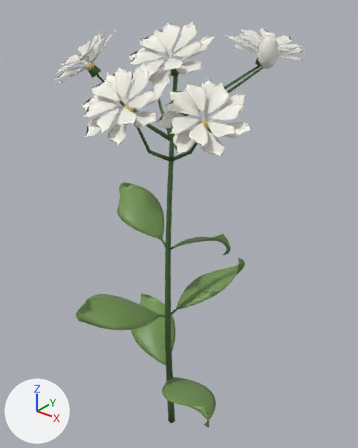
Before and after pictures for a commit that changed the glTF model www/models/flowers/jasmine-epic-v2.glb.
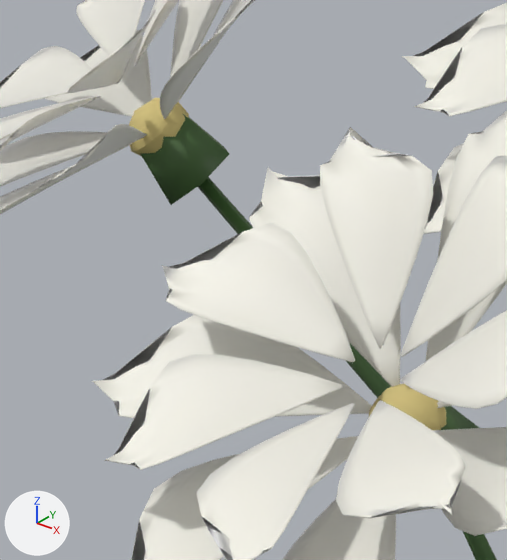
The first picture shows the older version from a 50 mm lens placed at (1.028, -1.233, 1.744), pointed at (-0.012, 0.067, 0.938). The close-ups show the older and then the newer version on the part from 19% to 40% of the width and 11% to 29% of the height of that picture. Only the edits that show in the close-ups are written down. The axes (+X, +Y, +Z) are drawn at lower left. The lights are the same throughout. Vertices at exactly the same position are counted once.

The scene before the commit, as lines of its bpy script (objects in view):
```python
me_jasmine_epic_v2_center = bpy.data.meshes.new('jasmine-epic-v2-center')
me_jasmine_epic_v2_center.from_pydata(...)  # 315 vertices, 540 faces; spans x -0.259..0.252, y -0.274..0.268, z 1.378..1.547
me_jasmine_epic_v2_center.materials.append(mat_jasmine_center_003)
me_jasmine_epic_v2_petal = bpy.data.meshes.new('jasmine-epic-v2-petal')
me_jasmine_epic_v2_petal.from_pydata(...)  # 9128 vertices, 17968 faces; spans x -0.375..0.374, y -0.378..0.385, z 1.338..1.642
me_jasmine_epic_v2_petal.materials.append(mat_jasmine_petal_003)
me_jasmine_epic_v2_stem = bpy.data.meshes.new('jasmine-epic-v2-stem')
me_jasmine_epic_v2_stem.from_pydata(...)  # 590 vertices, 968 faces; spans x -0.26..0.33, y -0.27..0.27, z 0.0..1.55
me_jasmine_epic_v2_stem.materials.append(mat_jasmine_stem_003)
ob_jasmine_epic_v2_center = bpy.data.objects.new('jasmine-epic-v2-center', me_jasmine_epic_v2_center)
ob_jasmine_epic_v2_center.location = (0.0, 0.0, 0.0)
ob_jasmine_epic_v2_petal = bpy.data.objects.new('jasmine-epic-v2-petal', me_jasmine_epic_v2_petal)
ob_jasmine_epic_v2_petal.location = (0.0, 0.0, 0.0)
ob_jasmine_epic_v2_stem = bpy.data.objects.new('jasmine-epic-v2-stem', me_jasmine_epic_v2_stem)
ob_jasmine_epic_v2_stem.location = (0.0, 0.0, 0.0)
```
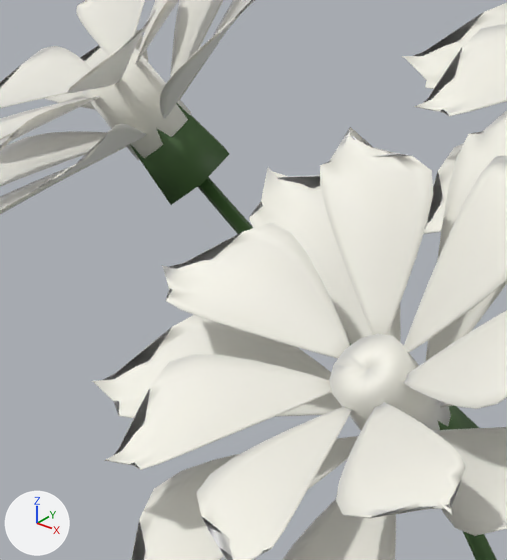
Boxes (x1, y1, x2, y2) around the edits, measured in the close-ups (507 x 560 px; the box of a moved part takes in the faces that stretch with it):
'jasmine-epic-v2-center', reshaped (not visible afterwards)
    before: (129, 98, 446, 430)
part 1 of me_jasmine_epic_v2_petal, added
    after: (82, 47, 191, 160)
part 2 of me_jasmine_epic_v2_petal, added
    after: (329, 334, 451, 430)
part 3 of me_jasmine_epic_v2_center, moved or reshaped (not visible afterwards)
    before: (129, 98, 189, 156)
part 4 of me_jasmine_epic_v2_center, moved or reshaped (not visible afterwards)
    before: (368, 384, 446, 430)

What the commit changed:
me_jasmine_epic_v2_petal is used by ob_jasmine_epic_v2_petal; location (0.0, 0.0, 0.0).
me_jasmine_epic_v2_petal had 9128 vertices, 17968 faces and spanned x -0.375..0.374, y -0.378..0.385, z 1.338..1.642.
me_jasmine_epic_v2_petal now has 9716 vertices, 19148 faces and spans x -0.375..0.374, y -0.378..0.385, z 1.338..1.642.
me_jasmine_epic_v2_petal part 1: a new loose piece of 118 vertices spanning x -0.271..-0.225, y -0.136..-0.087, z 1.487..1.539, in mat_jasmine_petal_003.
me_jasmine_epic_v2_petal part 2: a new loose piece of 116 vertices spanning x 0.051..0.089, y -0.295..-0.243, z 1.416..1.468, in mat_jasmine_petal_003.
Other edits to the shape of me_jasmine_epic_v2_petal do not show in these pictures.
me_jasmine_epic_v2_center is used by ob_jasmine_epic_v2_center; location (0.0, 0.0, 0.0).
me_jasmine_epic_v2_center had 315 vertices, 540 faces and spanned x -0.259..0.252, y -0.274..0.268, z 1.378..1.547.
me_jasmine_epic_v2_center now has 315 vertices, 540 faces and spans x -0.255..0.248, y -0.274..0.261, z 1.39..1.55.
me_jasmine_epic_v2_center part 3: the loose piece of 63 vertices spanning x -0.259..-0.226, y -0.12..-0.089, z 1.486..1.515 is scaled about its middle by (0.574, 0.578, 0.605), then moved by (-0.003, -0.004, 0.007).
me_jasmine_epic_v2_center part 4: the loose piece of 63 vertices spanning x 0.052..0.086, y -0.274..-0.244, z 1.416..1.445 is scaled about its middle by (0.572, 0.594, 0.598), then moved by (0.001, -0.006, 0.006).
Other edits to the shape of me_jasmine_epic_v2_center do not show in these pictures.
